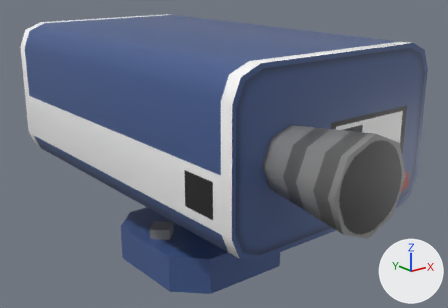
A saved change to the Blender file Blends/prop-camera.blend.
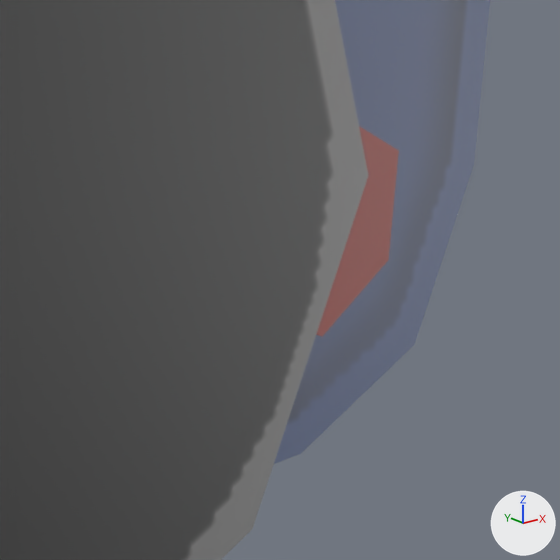
There are two pictures of each version: one whole from a 50 mm lens placed at (-0.497, -0.672, 0.391), pointed at (0.0, -0.051, 0.142), one close up on the part from 82% to 95% of the width and 51% to 71% of the height. Arrows for +X, +Y and +Z are at lower right; the lights stay in place.

In view in the first close-up: 'prop-camera'.
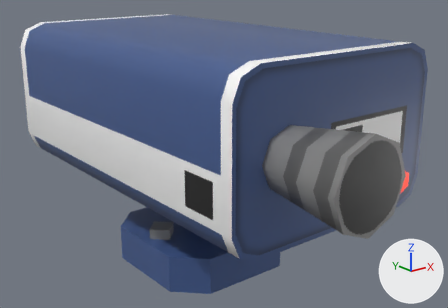
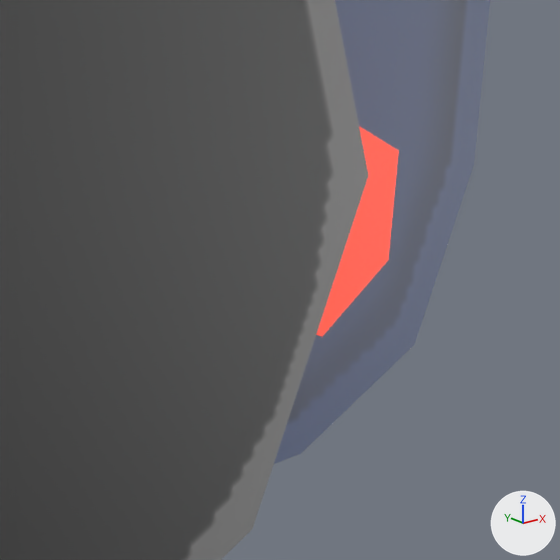
The newer file is also rescaled (x1.5) as a whole; pictures and numbers use the older file's frame.

Changed parts and their boxes [x1, y1, x2, y2] in the close-ups (560 x 560 px):
```json
{"object": "prop-camera", "change": "surface changed", "before": [313, 123, 402, 340], "after": [313, 123, 402, 340], "on screen": "brown to red"}
```

The change, as JSON lines over the scene's bpy script:
```json
{"op": "add", "block": "img_prop_camera_emission_png", "code": ["img_prop_camera_emission_png = load_image('prop-camera-emission.png', '../Textures/prop-camera-emission.png', 1024, 1024, 'sRGB')"]}
{"block": "mat_prop_camera", "where": "n1 = _N.new('ShaderNodeBsdfPrincipled'); n1.name = 'Principled BSDF'"}
{"op": "add", "block": "mat_prop_camera", "code": "n1.inputs[28].default_value = 1.0  # 'Emission Strength'"}
{"op": "add", "block": "mat_prop_camera", "code": "n3 = _N.new('ShaderNodeTexImage'); n3.name = 'Image Texture.001'"}
{"op": "add", "block": "mat_prop_camera", "code": "n3.image = img_prop_camera_emission_png"}
{"op": "add", "block": "mat_prop_camera", "code": "_L.new(n3.outputs[0], n1.inputs[27])  # 'Color' to 'Emission Color'"}
```
